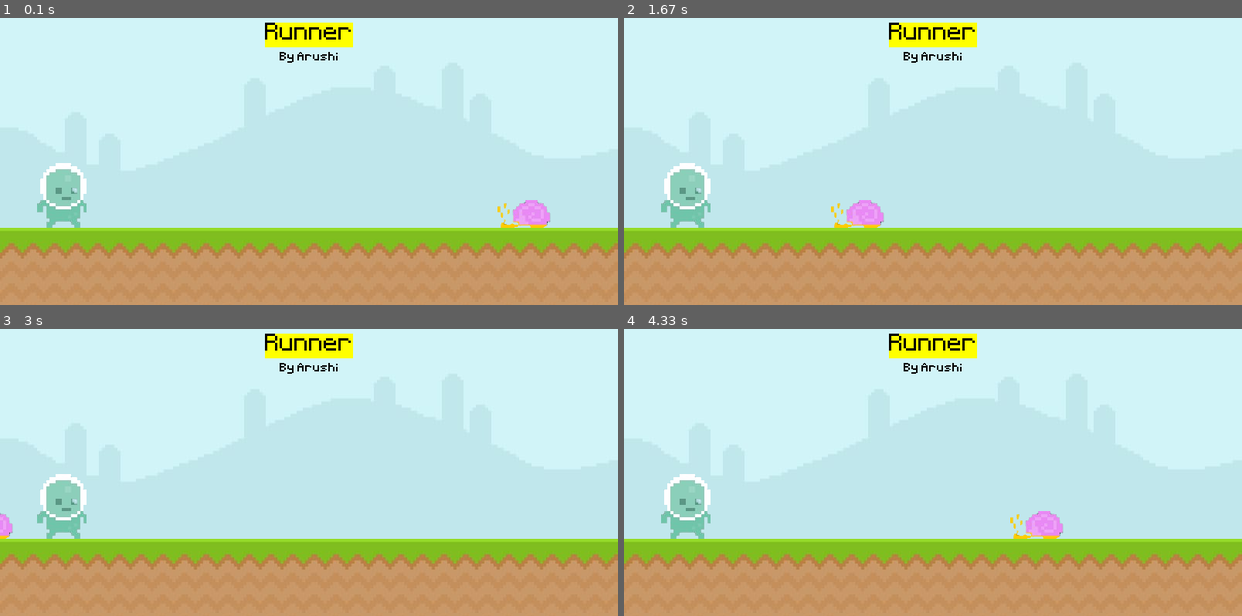
Above: before the commit, frames 1-4 (two rows, left to right).
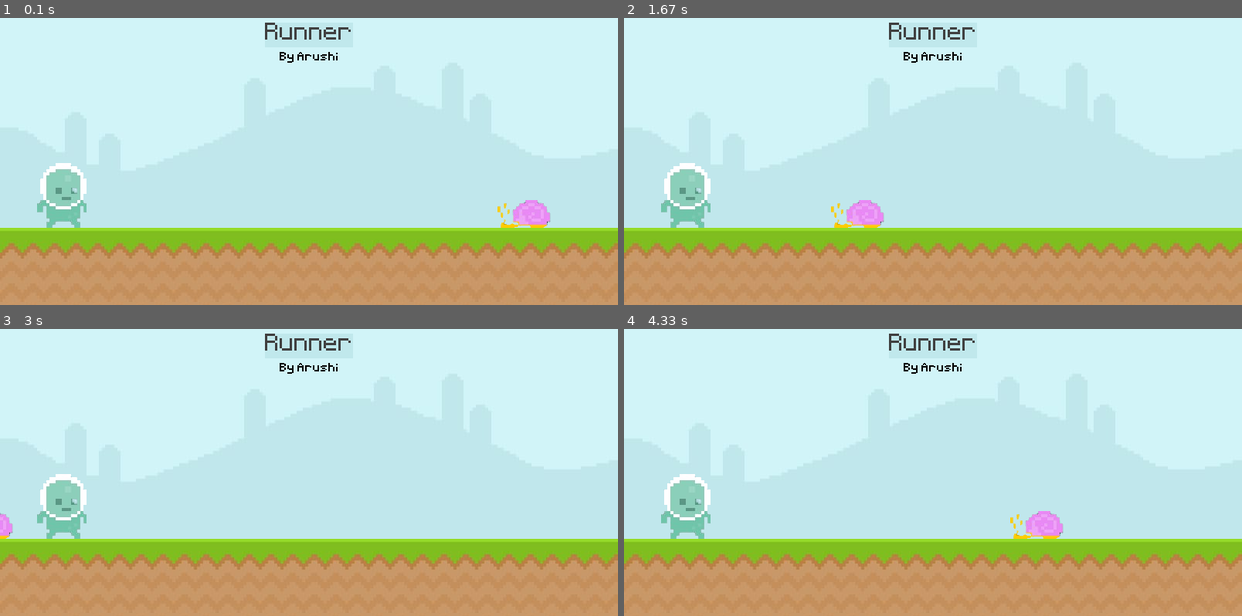
Above: after the commit, the same moments.

Repository: arushi32588/pygame.runner
Game: pygame game, started from runner.py
Same seed, same stepped clock (60 frames per second), same inputs: the game is played once before the commit and once after it.
Inputs:
- Up to frame 1 (0.1 s): no input
- Up to frame 2 (1.67 s): no input
- Up to frame 3 (3 s): no input
- Up to frame 4 (4.33 s): no input

The runs differ from the first frame. In frame 1, 1.2% of the frame differs, in the area x 42-58%, y 1-11%; in frame 2, 1.2%; in frame 3, 1.2%; in frame 4, 1.2%.

Commit message:
Changed the background color of the text.

Diff:
--- a/runner.py
+++ b/runner.py
@@ -17,7 +17,7 @@
 snail_surf = pygame.image.load('graphics/Snail/snail1.png').convert_alpha()
 snail_rect = snail_surf.get_rect(midbottom = (700,300))
 
-score_surf = font1.render('Runner', False, 'Black')
+score_surf = font1.render('Runner', False, (64, 64, 64))
 score_rect = score_surf.get_rect(center = (400, 50))
 
 by_surf = font2.render('By Arushi', False, 'Black')
@@ -32,8 +32,8 @@
     # draw all our elements
     screen.blit(ground_surface, (0,300)) # telling the system we want to place a ground on display surface
     screen.blit(sky_surface, (0,0)) # telling the system we want to place a sky on display surface
-    pygame.draw.rect(screen, 'Yellow', score_rect)
-    pygame.draw.rect(screen, 'Yellow', score_rect, 10)
+    pygame.draw.rect(screen, '#c0e8ec', score_rect)
+    pygame.draw.rect(screen, '#c0e8ec', score_rect, 10)
     screen.blit(score_surf, score_rect)
     screen.blit(by_surf, by_rect)
     screen.blit(player_surf, player_rect)
